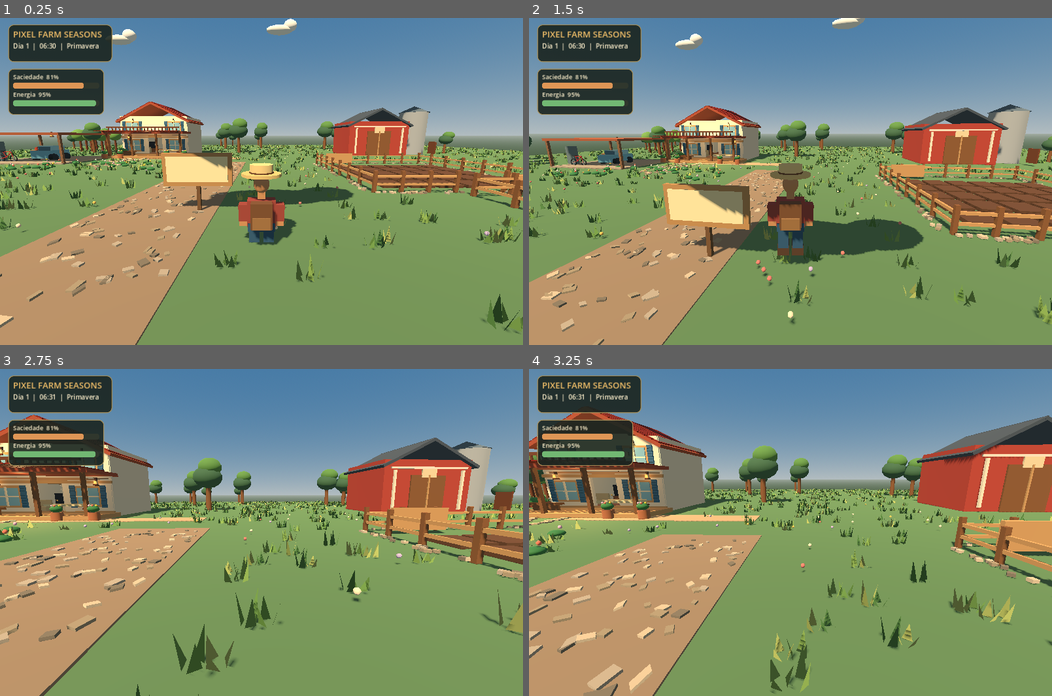
Above: before the commit, frames 1-4 (two rows, left to right).
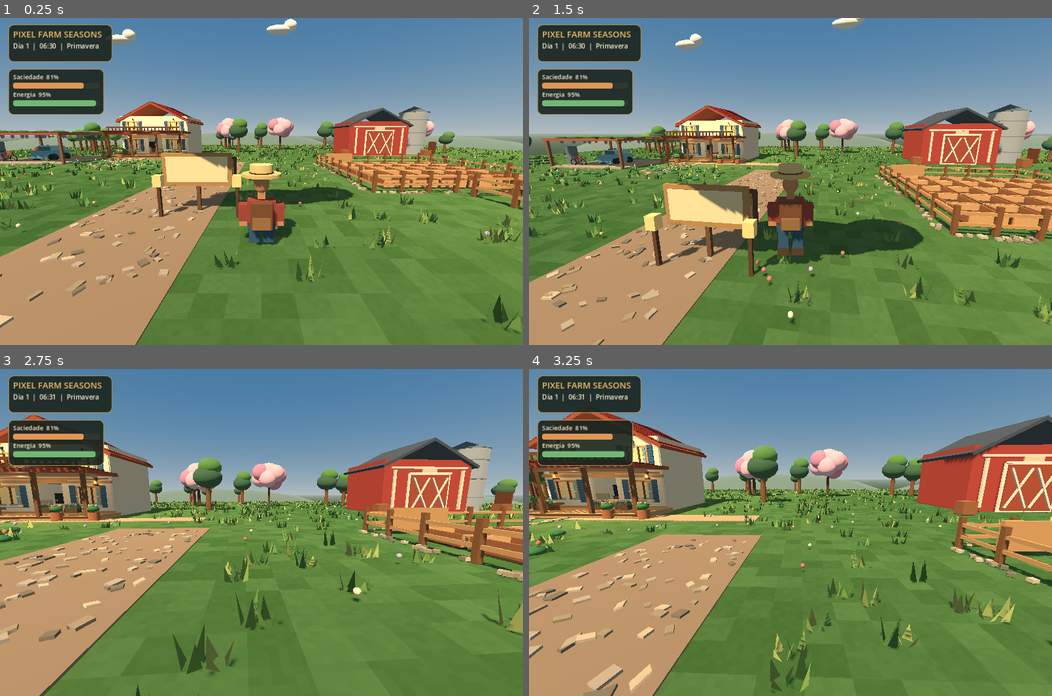
Above: after the commit, the same moments.

Repository: juniordev830/pixel-farm-seasons
Game: Godot game, scene res://scenes/farm_world.tscn
The game is run twice, just before and just after one commit, with the same random seed, the same clock (stepped at 60 frames per second) and the same inputs.
Inputs (mouse positions are in pixels of both pictures, inside the frame that each line leads up to):
- Up to frame 1 (0.25 s): no input
- Up to frame 2 (1.5 s): tap Enter (ui_accept) at 0.5 s; move the mouse to (816, 181) at 0.52 s; hold Ctrl (crouch) 0.53-1.28 s; hold W (move_forward) from 0.53 s (still down); tap Space (jump) at 0.77 s; move the mouse to (764, 181) at 1.27 s; tap Shift (sprint) at 1.35 s
- Up to frame 3 (2.75 s): keep holding W (move_forward); tap Space (jump) at 1.52 s; move the mouse to (271, 525) at 2.02 s; hold V (toggle_camera) from 2.03 s (still down)
- Up to frame 4 (3.25 s): keep holding W (move_forward); move the mouse to (785, 539) at 2.77 s; release V (toggle_camera) at 2.78 s; tap F at 2.85 s; tap Space (jump) at 3.02 s

The runs differ from the first frame. In frame 1, 30% of the frame differs, in the area x 0-100%, y 30-100%; in frame 2, 29%; in frame 3, 37%, in the area x 0-100%, y 25-100%; in frame 4, 36%.
Error before the commit: Parse Error: Cannot infer the type of "crown" variable because the value doesn't have a set type. (res://scripts/cozy_reference_art.gd:214)

Commit message:
fix(visual): explicit Vector3 type for cherry blossom crowns

Diff:
--- a/godot/scripts/cozy_reference_art.gd
+++ b/godot/scripts/cozy_reference_art.gd
@@ -211,7 +211,7 @@
         trunk.rotation.y = rng.randf_range(-0.25, 0.25)
         for i in range(7):
             var angle := float(i) * TAU / 7.0
-            var crown := center + Vector3(cos(angle) * 1.45, rng.randf_range(3.65, 5.20), sin(angle) * 1.28)
+            var crown: Vector3 = center + Vector3(cos(angle) * 1.45, rng.randf_range(3.65, 5.20), sin(angle) * 1.28)
             _ball("Cerejeira copa florida", crown, Vector3(2.65, 2.55, 2.55),
                 PINK if i % 3 == 0 else PINK_LIGHT)
         _ball("Cerejeira copa central", center + Vector3(0, 5.0, 0),
